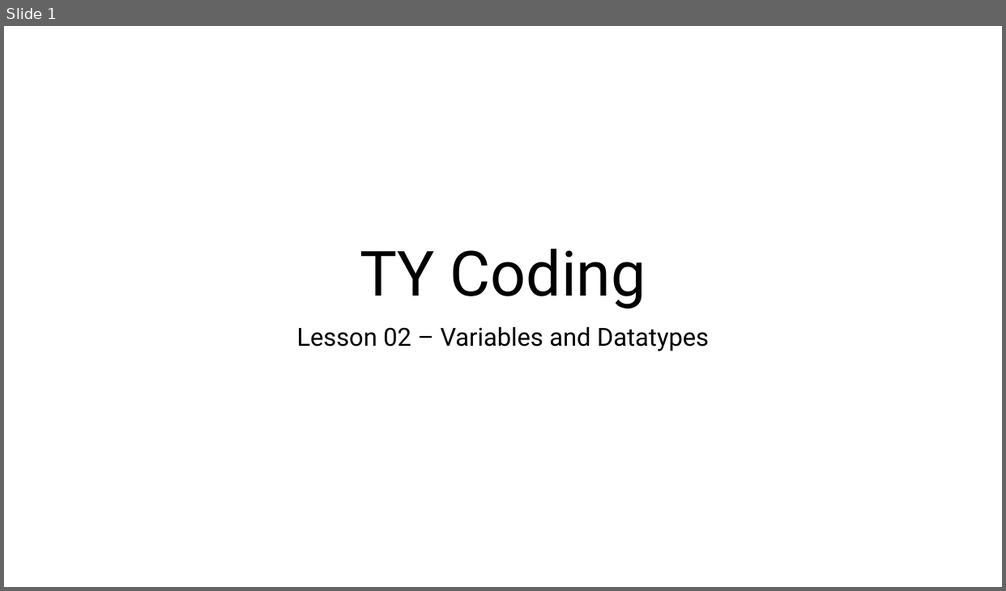
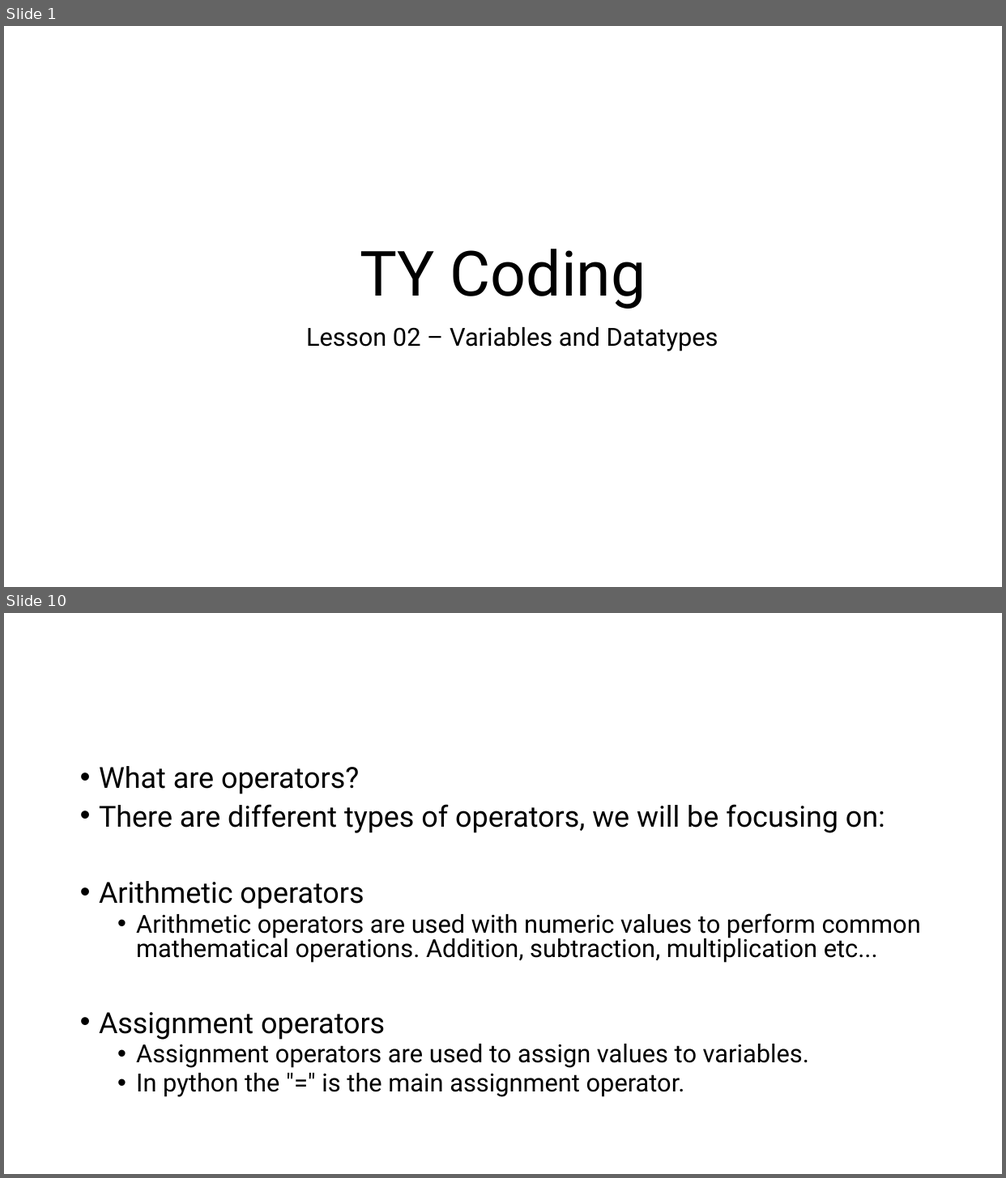
Before and after one commit to JFinnTeacher/TY-Introduction-to-Coding-with-Python, a slide deck: Lesson 02 - Datatypes and Variables/Teaching Resources/Lesson 02 Variables and Datatypes.pptx. Shown one above the other, each under a label of ours: slide 1 before the commit, slides 1 and 10 after it; the slides between them are not shown. The pictures are 1006x591 and 1006x1178 pixels, drawn with LibreOffice and Linux fonts; fonts in the diff are those of the drawing; background and template pictures are left out. Boxes give left, top, right and bottom in pixels: in the first picture for what was removed or moved away, otherwise in the second. Text is boxed around its words. In the diff, an @@ line names an element or a change of style, - is before the commit and + after.

Commit message:
Added lessons 2 and 3

```diff
--- a/Lesson 02 - Datatypes and Variables/Teaching Resources/Lesson 02 Variables and Datatypes.pptx
+++ b/Lesson 02 - Datatypes and Variables/Teaching Resources/Lesson 02 Variables and Datatypes.pptx
@@ slide 10 added at (x1=4, y1=613, x2=1002, y2=1174), background #FFFFFF @@
@@ text added at (x1=99, y1=766, x2=921, y2=1097), 24 pt, text #000000 @@
+• What are operators?
+• There are different types of operators, we will be focusing on:
+• Arithmetic operators
+  • Arithmetic operators are used with numeric values to perform common mathematical operations. Addition, subtraction, multiplication etc...
+• Assignment operators
+  • Assignment operators are used to assign values to variables.
+  • In python the "=" is the main assignment operator.
@@ slide 1 changed as well @@
@@ subtitle "Lesson 02 – Variables and ..." at (x1=306, y1=327, x2=718, y2=352): indent changed @@
```
Also in this commit, not shown: 12 other slides added, 17 other files.
